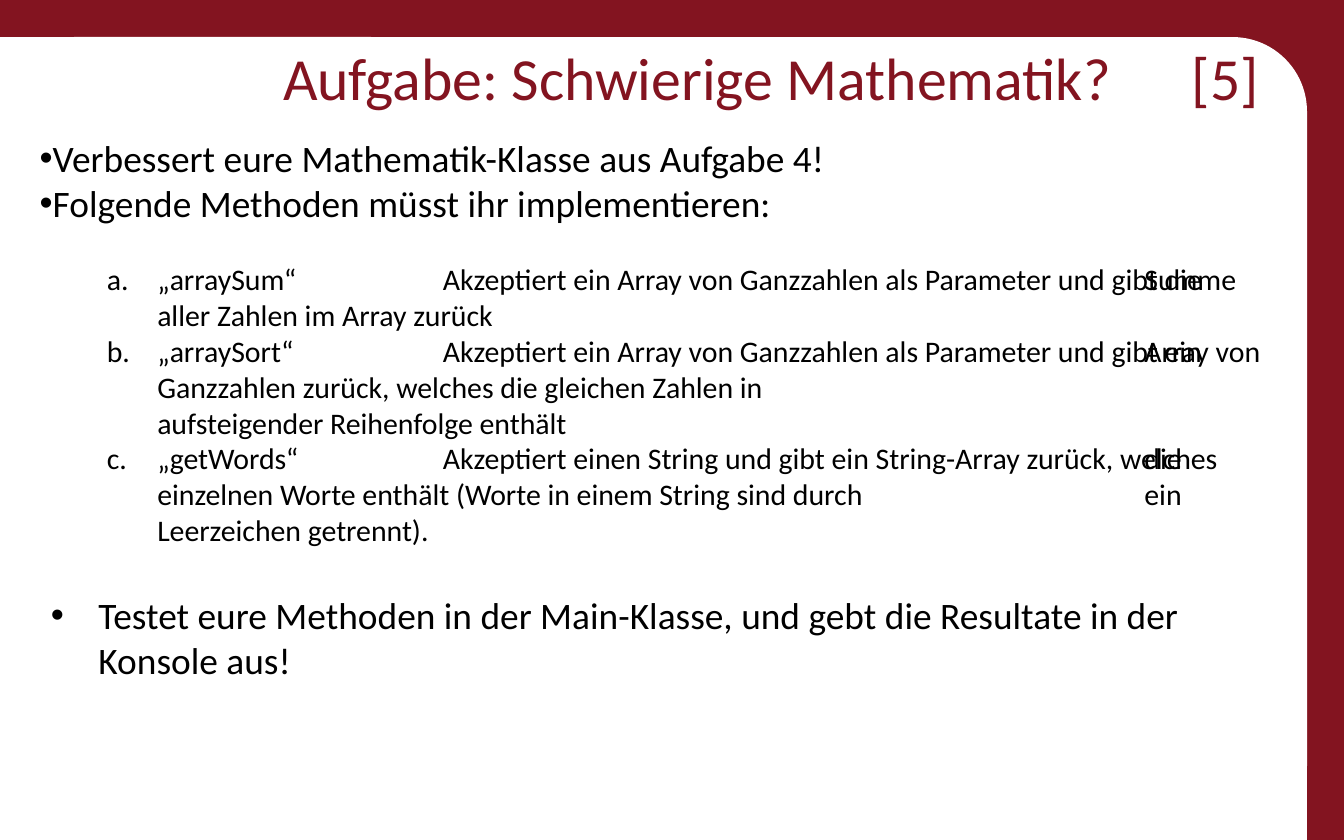
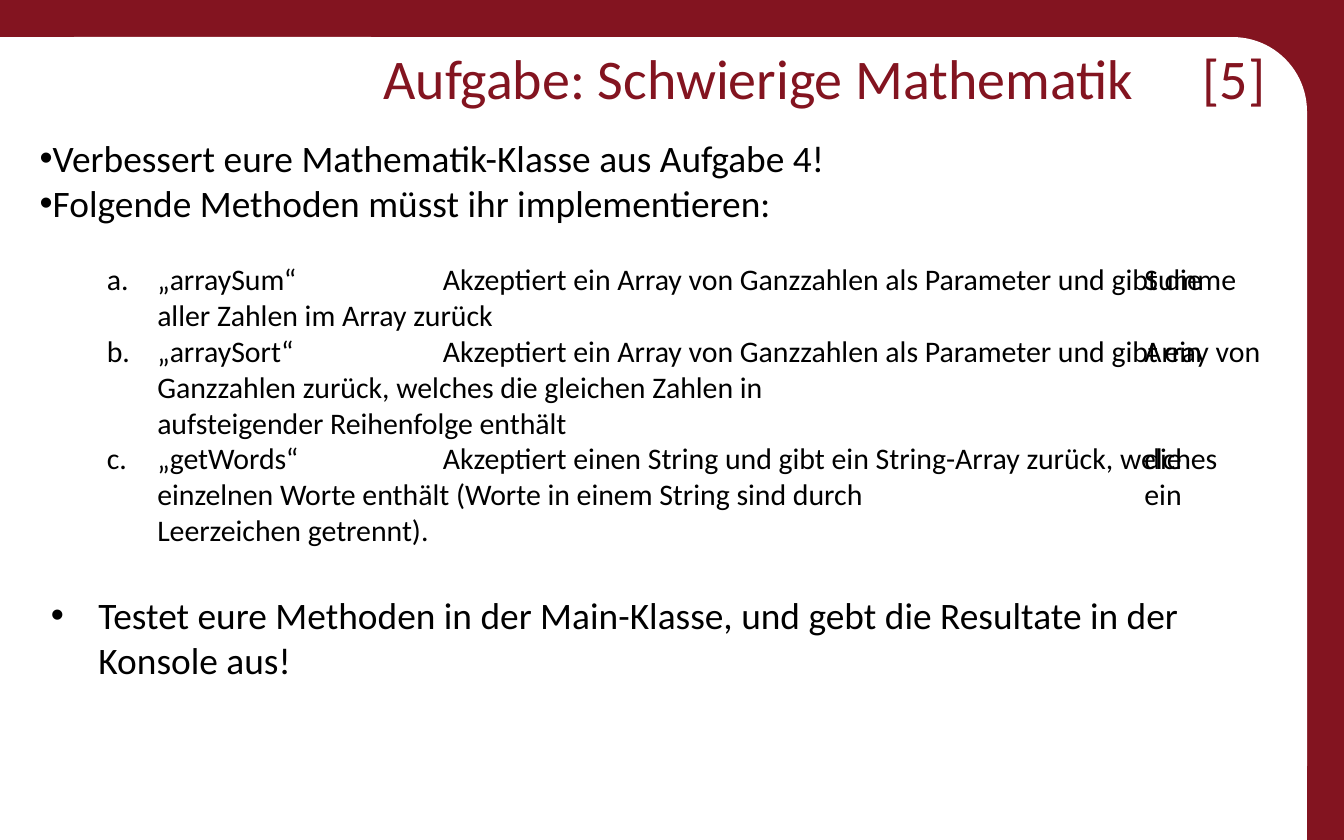
Before and after one commit to Roboscope/java-with-nao, a slide deck: slide 52 of Präsentationen/Anfänger - Java mit NAO.pptx. Drawn at 1344x840 pixels with LibreOffice and Linux fonts; fonts in the diff are those of the drawing; background and template pictures are left out. Boxes give left, top, right and bottom in pixels: in the first picture for what was removed or moved away, otherwise in the second. Text is boxed around its words. In the diff, an @@ line names an element or a change of style, - is before the commit and + after.

```diff
--- a/Präsentationen/Anfänger - Java mit NAO.pptx
+++ b/Präsentationen/Anfänger - Java mit NAO.pptx
@@ title at box(384, 58, 1266, 109): text changed; size 32 to 30 pt @@
-Aufgabe: Schwierige Mathematik? [5]
+Aufgabe: Schwierige Mathematik [5]
```
Also in this commit, not shown: 51 other slides changed, 2 other files.
